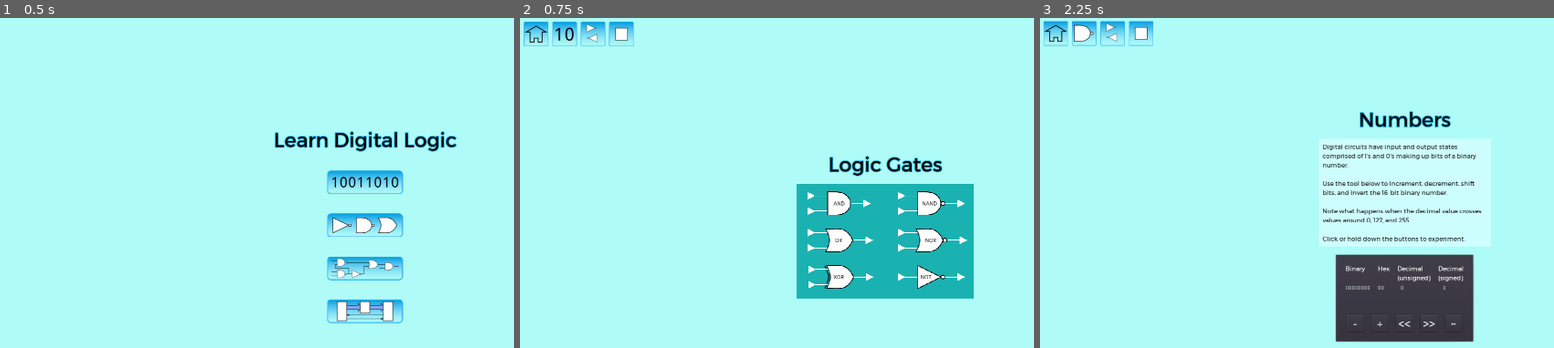
Above: before the commit, frames 1-3 (left to right).
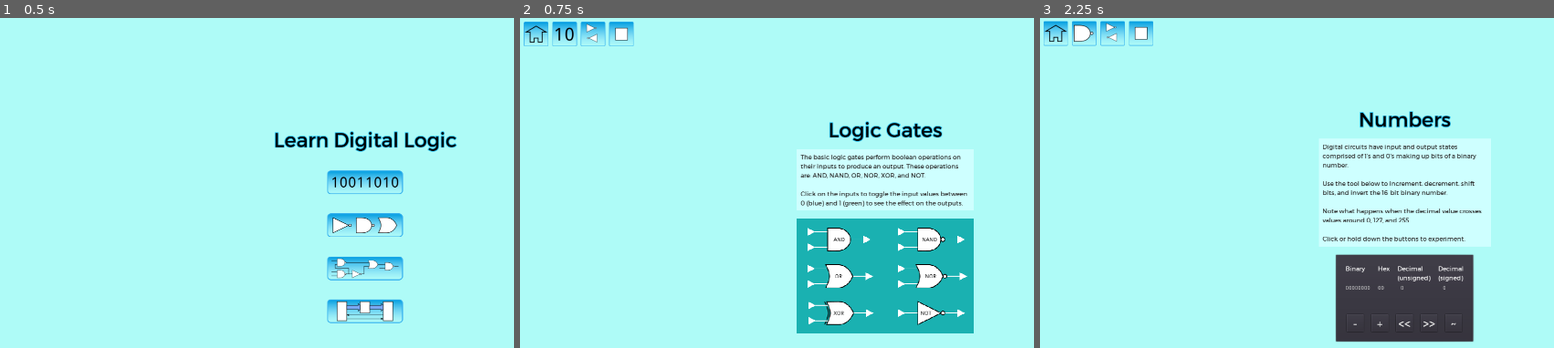
Above: after the commit, the same moments.

Repository: andrew-wilkes/digital-logic
Game: Godot game, scene res://Main.tscn
Same seed, same stepped clock (60 frames per second), same inputs: the game is played once before the commit and once after it.
Inputs (mouse positions are in pixels of both pictures, inside the frame that each line leads up to):
- Up to frame 1 (0.5 s): no input
- Up to frame 2 (0.75 s): click (884, 225) at 0.5 s
- Up to frame 3 (2.25 s): click (1055, 34) at 1.25 s; click (1404, 183) at 2 s

Frame 1 is identical in both runs. In frame 2, 12% of the frame differs, in the area x 53-89%, y 31-96%; in frame 3, nothing differs.

Commit message:
Add gates to Gates scene

Diff:
--- a/game/Gates.tscn
+++ b/game/Gates.tscn
@@ -9,6 +9,7 @@
 [ext_resource path="res://parts/NOT.tscn" type="PackedScene" id=7]
 [ext_resource path="res://parts/OR.tscn" type="PackedScene" id=8]
 [ext_resource path="res://parts/NAND.tscn" type="PackedScene" id=9]
+[ext_resource path="res://TextPanel.tscn" type="PackedScene" id=10]
 
 [node name="Gates" type="Control"]
 anchor_right = 1.0
@@ -36,7 +37,7 @@
 }
 
 [node name="Label" type="Label" parent="VBox"]
-margin_right = 500.0
+margin_right = 460.0
 margin_bottom = 64.0
 rect_min_size = Vector2( 460, 0 )
 custom_fonts/font = ExtResource( 3 )
@@ -44,33 +45,39 @@
 text = "Logic Gates"
 align = 1
 
+[node name="TextPanel" parent="VBox" instance=ExtResource( 10 )]
+margin_right = 460.0
+text = "The basic logic gates perform boolean operations on their inputs to produce an output. These operations are: AND, NAND, OR, NOR, XOR, and NOT.
+
+Click on the inputs to toggle the input values between 0 (blue) and 1 (green) to see the effect on the outputs."
+
 [node name="ColorRect" type="ColorRect" parent="VBox"]
-margin_top = 84.0
-margin_right = 500.0
-margin_bottom = 384.0
+margin_top = 337.0
+margin_right = 460.0
+margin_bottom = 637.0
 rect_min_size = Vector2( 0, 300 )
 color = Color( 0.105882, 0.698039, 0.698039, 1 )
 
-[node name="AND" parent="VBox" instance=ExtResource( 4 )]
-position = Vector2( 110, 136 )
+[node name="AND" parent="VBox/ColorRect" instance=ExtResource( 4 )]
+position = Vector2( 110, 55 )
 add_pins = true
 
-[node name="NAND" parent="VBox" instance=ExtResource( 9 )]
-position = Vector2( 350, 136 )
+[node name="NAND" parent="VBox/ColorRect" instance=ExtResource( 9 )]
+position = Vector2( 350, 55 )
 add_pins = true
 
-[node name="OR" parent="VBox" instance=ExtResource( 8 )]
-position = Vector2( 110, 232 )
+[node name="OR" parent="VBox/ColorRect" instance=ExtResource( 8 )]
+position = Vector2( 110, 151 )
 add_pins = true
 
-[node name="NOR" parent="VBox" instance=ExtResource( 6 )]
-position = Vector2( 350, 232 )
+[node name="NOR" parent="VBox/ColorRect" instance=ExtResource( 6 )]
+position = Vector2( 350, 151 )
 add_pins = true
 
-[node name="XOR" parent="VBox" instance=ExtResource( 5 )]
-position = Vector2( 110, 328 )
+[node name="XOR" parent="VBox/ColorRect" instance=ExtResource( 5 )]
+position = Vector2( 110, 247 )
 add_pins = true
 
-[node name="NOT" parent="VBox" instance=ExtResource( 7 )]
-position = Vector2( 350, 328 )
+[node name="NOT" parent="VBox/ColorRect" instance=ExtResource( 7 )]
+position = Vector2( 350, 247 )
 add_pins = true
Not shown: 1 places in game/Gates.tscn that only renumber resources
